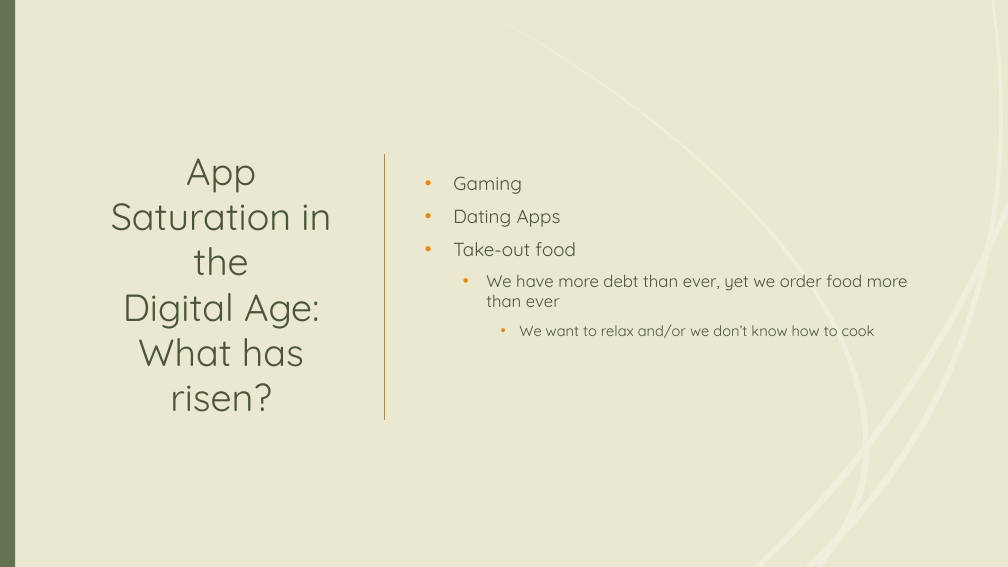
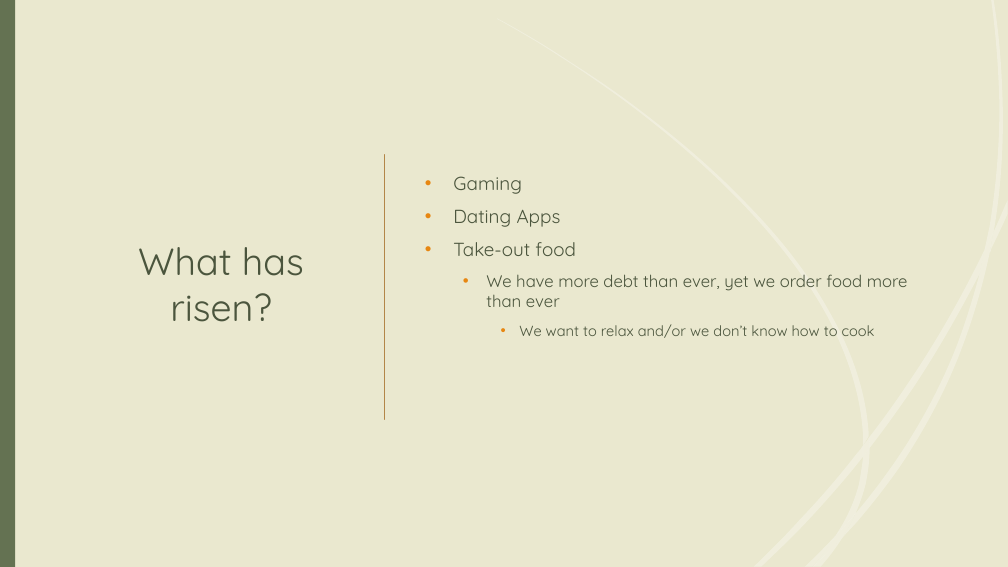
Before and after one commit to tieje/dogen, a slide deck: slide 7 of Presentation/SocialHub_FrancisT_06_23_2020.pptx. Drawn at 1008x567 pixels with LibreOffice and Linux fonts; fonts in the diff are those of the drawing. Boxes give left, top, right and bottom in pixels: in the first picture for what was removed or moved away, otherwise in the second. Text is boxed around its words. In the diff, an @@ line names an element or a change of style, - is before the commit and + after.

```diff
--- a/Presentation/SocialHub_FrancisT_06_23_2020.pptx
+++ b/Presentation/SocialHub_FrancisT_06_23_2020.pptx
@@ title at box(138, 247, 304, 322): text changed @@
-App Saturation in the
-Digital Age:
-What has risen?
+What has risen?
```
Also in this commit, not shown: 15 other slides changed.
